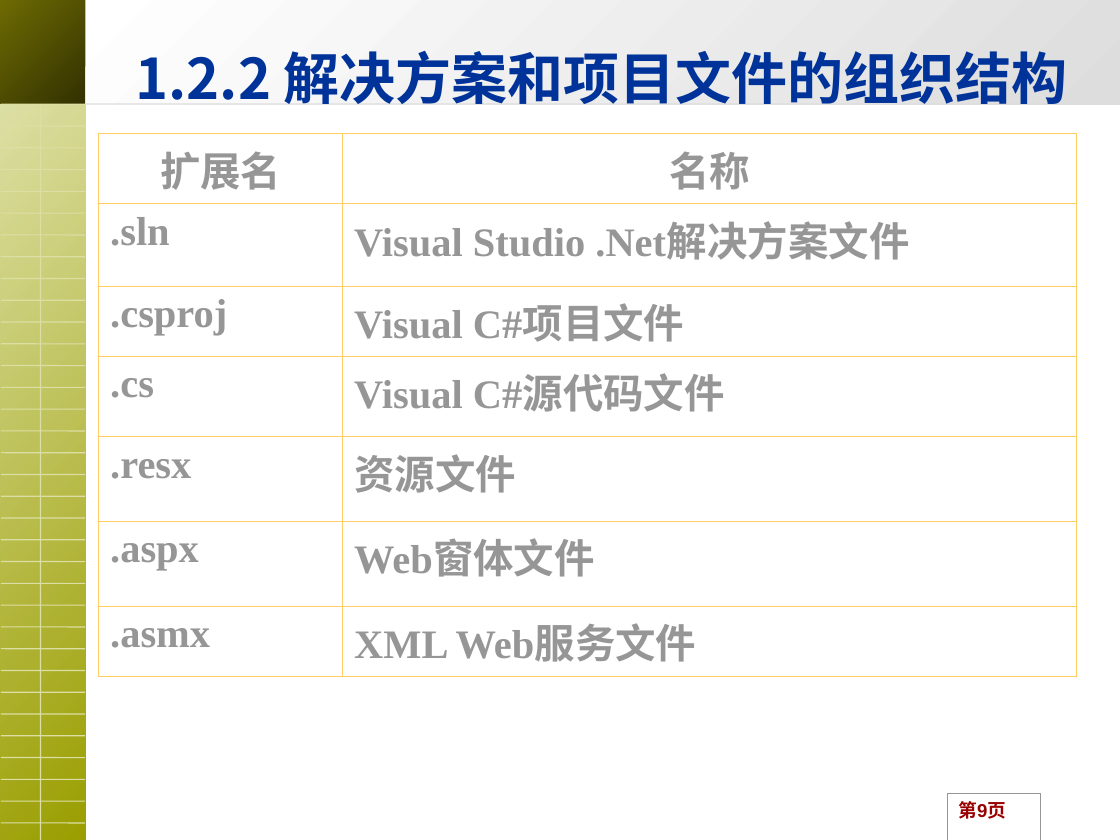
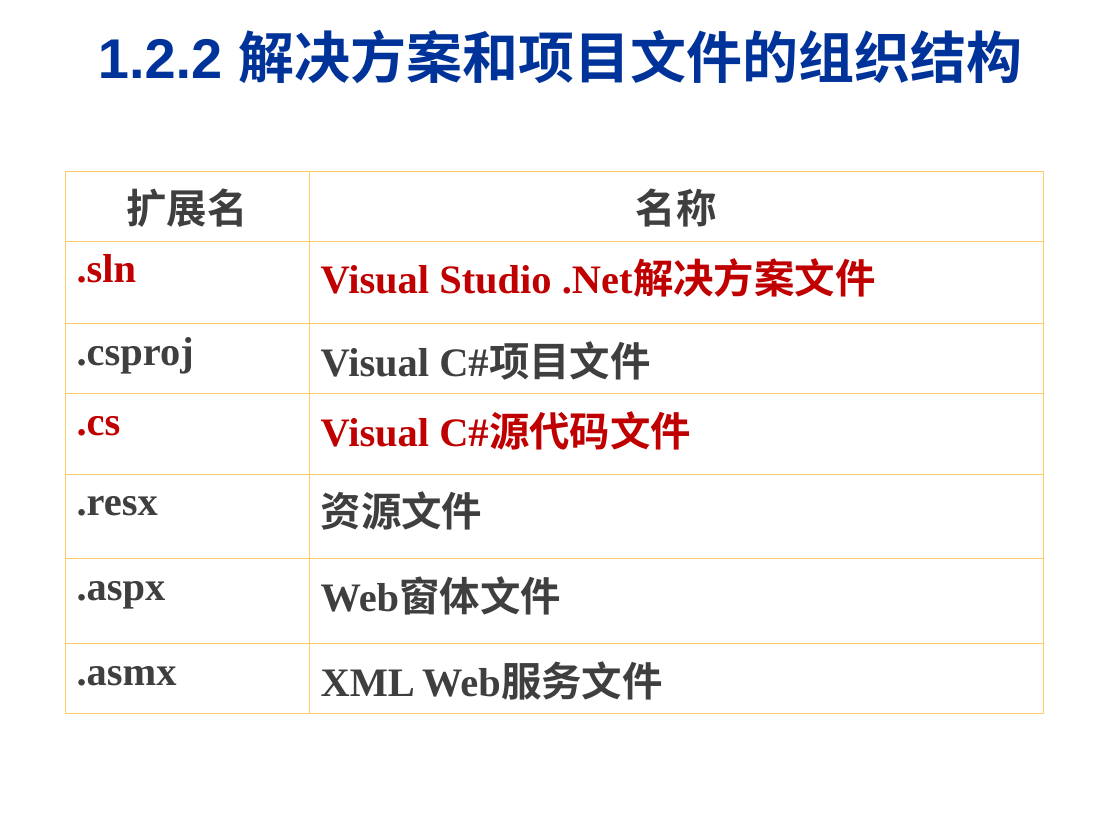
Before and after one commit to HBU/C-Sharp.net, a slide deck: slide 7 of PPT/C# Ch1(人邮）.ppt (slide 9 before the commit). Drawn at 1120x840 pixels with LibreOffice and Linux fonts; fonts in the diff are those of the drawing; background and template pictures are left out. Boxes give left, top, right and bottom in pixels: in the first picture for what was removed or moved away, otherwise in the second. Text is boxed around its words. In the diff, an @@ line names an element or a change of style, - is before the commit and + after.

```diff
--- a/PPT/C# Ch1(人邮）.ppt
+++ b/PPT/C# Ch1(人邮）.ppt
@@ rectangle removed at (0,0,87,104) @@
@@ title "1.2.2 解决方案和项目文件的组织结构": place and size @@
-title "1.2.2 解决方案和项目文件的组织结构" at (136,51,1068,104)
+title "1.2.2 解决方案和项目文件的组织结构" at (98,29,1022,83)
@@ title "1.2.2 解决方案和项目文件的组织结构" at (98,29,1022,83): font Noto Sans CJK SC to Arial @@
@@ rectangle removed at (85,0,1120,104) @@
@@ rectangle removed at (0,104,85,840) @@
@@ group removed at (1,104,85,823): 34 lines @@
@@ line removed from (40, 104) to (40, 840) @@
@@ line removed from (85, 104) to (1120, 104) @@
@@ table at (65,171,1043,704) @@
@@ text colour #969696 to #3F3F3F in "扩展名", "名称", ".csproj", "Visual C#项目文件" and 6 more places @@
@@ text colour #969696 to #C00000 in ".sln", "Visual Studio .Net解决方案文件", ".cs", "Visual C#源代码文件" @@
@@ table: place and size @@
-table at (99,133,1076,666)
+table at (65,171,1043,704)
@@ page number removed at (948,794,1040,840) @@
-第9页
```
Also in this commit, not shown: 4 other slides changed, 8 slides added, 13 slides removed, 46 other files.
